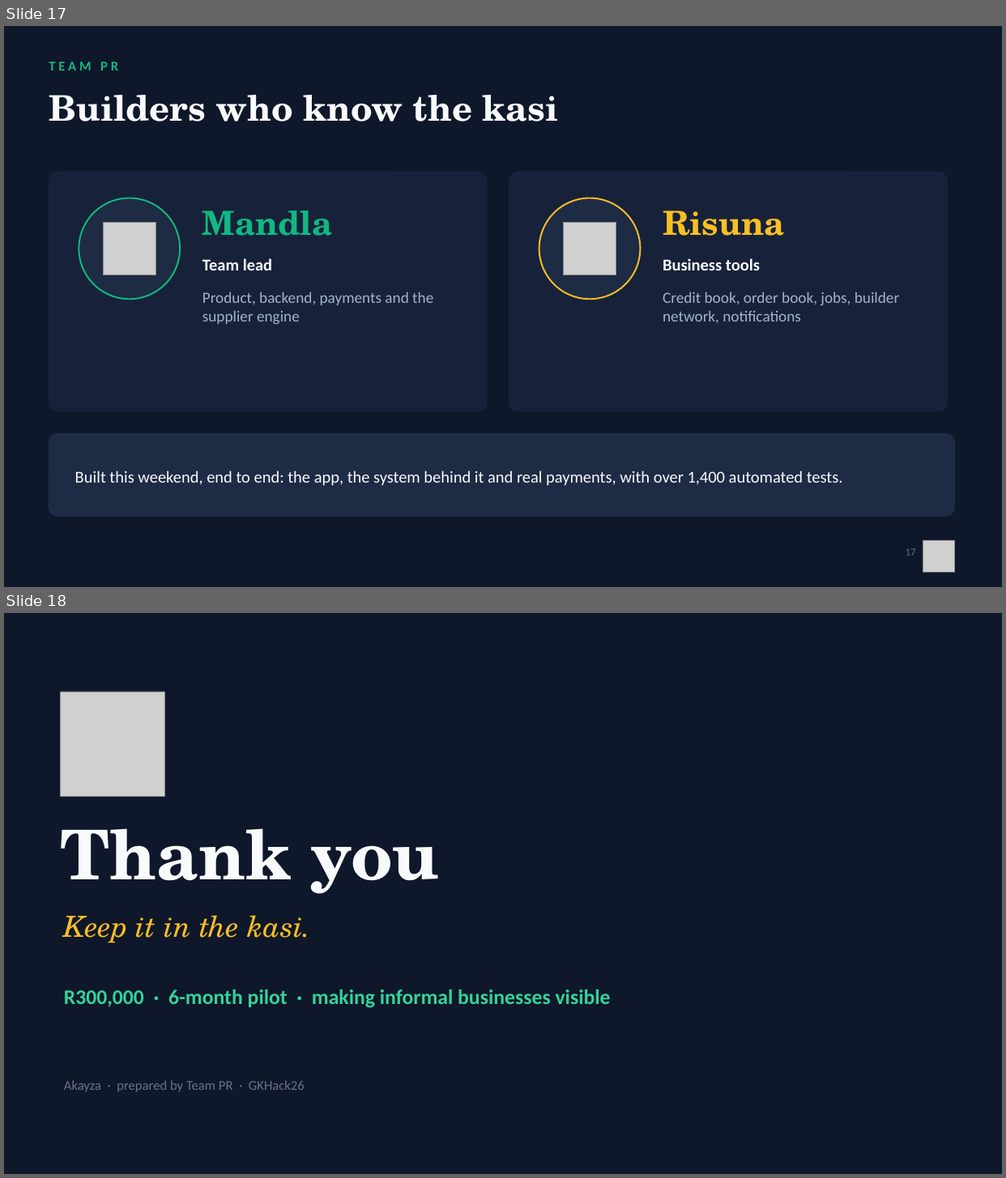
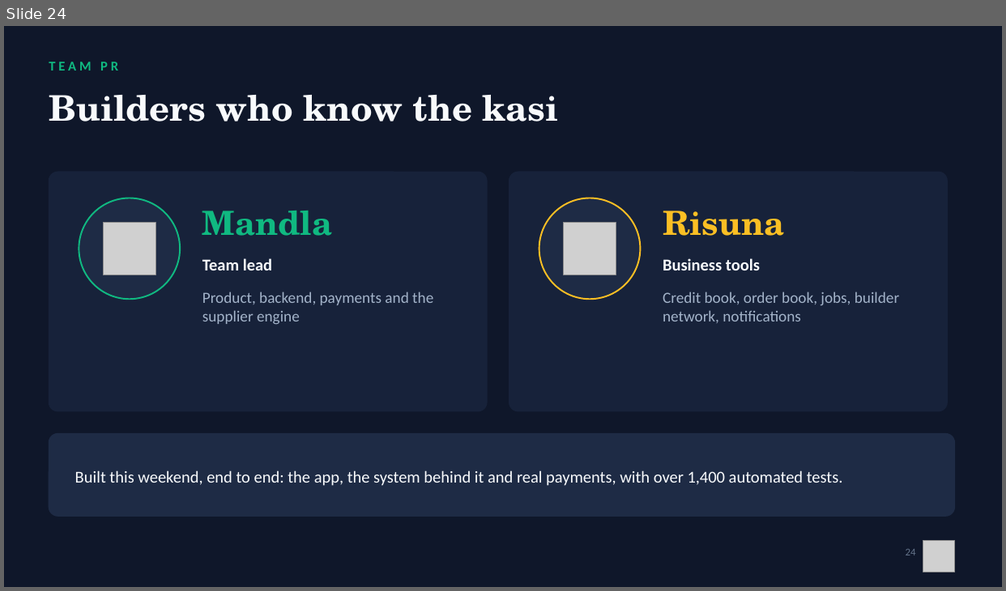
Before and after one commit to Mandla78/KasiFlow, a slide deck: docs/submission/05_final_submission/Akayza_Pitch_TeamPR.pptx. Shown one above the other, each under a label of ours: slides 17 and 18 before the commit, slide 24 after it. The pictures are 1006x1178 and 1006x591 pixels, drawn with LibreOffice and Linux fonts; fonts in the diff are those of the drawing; grey boxes stand for pictures. Boxes give left, top, right and bottom in pixels: in the first picture for what was removed or moved away, otherwise in the second. Text is boxed around its words. In the diff, an @@ line names an element or a change of style, - is before the commit and + after.

```diff
--- a/docs/submission/05_final_submission/Akayza_Pitch_TeamPR.pptx
+++ b/docs/submission/05_final_submission/Akayza_Pitch_TeamPR.pptx
@@ slide 18 removed at (4, 613, 1002, 1174), background #0F172A @@
@@ picture removed at (60, 692, 165, 796) @@
@@ text removed at (60, 828, 440, 894) @@
-Thank you
@@ text removed at (64, 915, 311, 943) @@
-Keep it in the kasi.
@@ text removed at (64, 990, 611, 1008) @@
-R300,000 · 6-month pilot · making informal businesses visible
@@ text removed at (64, 1080, 305, 1093) @@
-Akayza · prepared by Team PR · GKHack26
@@ what was slide 17 is now slide 24 @@
@@ slide 24 changed as well @@
@@ text at (906, 549, 916, 556): text changed @@
-17
+24
```
Also in this commit, not shown: 15 other slides changed, 8 slides added, 3 other slides removed, 12 other files.
